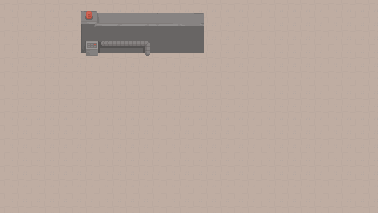
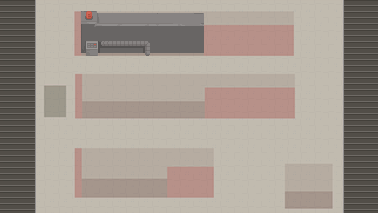
Two versions of the same layered image (378x213). Layer-by-layer changes:
added layer "Layer 7 copy 11" above "Layer 7 copy 10" over 343, 0, 378, 213
added layer "Layer 7 copy 10" above "Layer 5" over 0, 0, 36, 213
showed "Layer 2", opacity 100% → 19% over 0, 0, 378, 213
